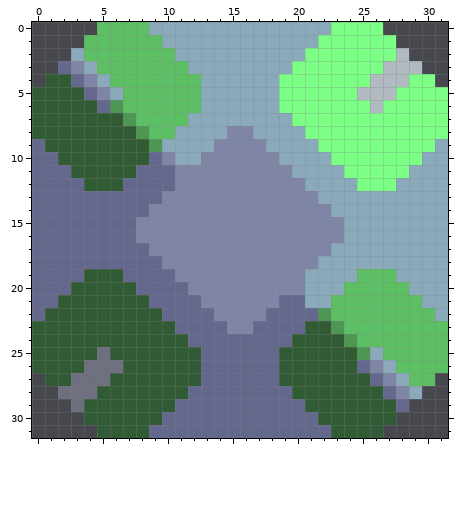
Pixel-art sprite, stored at ares/sprites/blocks/GOL/controller.png. Above: the version before the commit.
The file is 32x32 pixels.
The result:
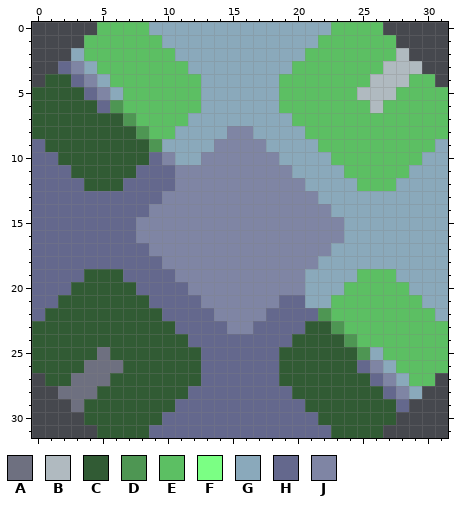
Palette (. is transparent): A #6e7080  B #b0bac0  C #315b34  D #4e9653  E #5cbf63  F #7bff84  G #8aa9bb  H #64688d  J #7f85a4
The exact change:
y 0: x 23..26 FFFF -> EEEE
y 1: x 22..27 FFFFFF -> EEEEEE
y 2: x 21..27 FFFFFFF -> EEEEEEE
y 3: x 20..26 FFFFFFF -> EEEEEEE
y 4: x 19..25 FFFFFFF -> EEEEEEE; x 29..30 FF -> EE
y 5: x 19..24 FFFFFF -> EEEEEE; x 28..31 FFFF -> EEEE
y 6: x 19..25 FFFFFFF -> EEEEEEE; x 27..31 FFFFF -> EEEEE
y 7: x 20..31 FFFFFFFFFFFF -> EEEEEEEEEEEE
y 8: x 21..31 FFFFFFFFFFF -> EEEEEEEEEEE
y 9: x 22..30 FFFFFFFFF -> EEEEEEEEE
y 10: x 23..29 FFFFFFF -> EEEEEEE
y 11: x 24..28 FFFFF -> EEEEE
y 12: x 25..27 FFF -> EEE
Pixel boxes of the changes (left, top, right, bottom) in both pictures:
changed: (279, 22, 448, 191)
